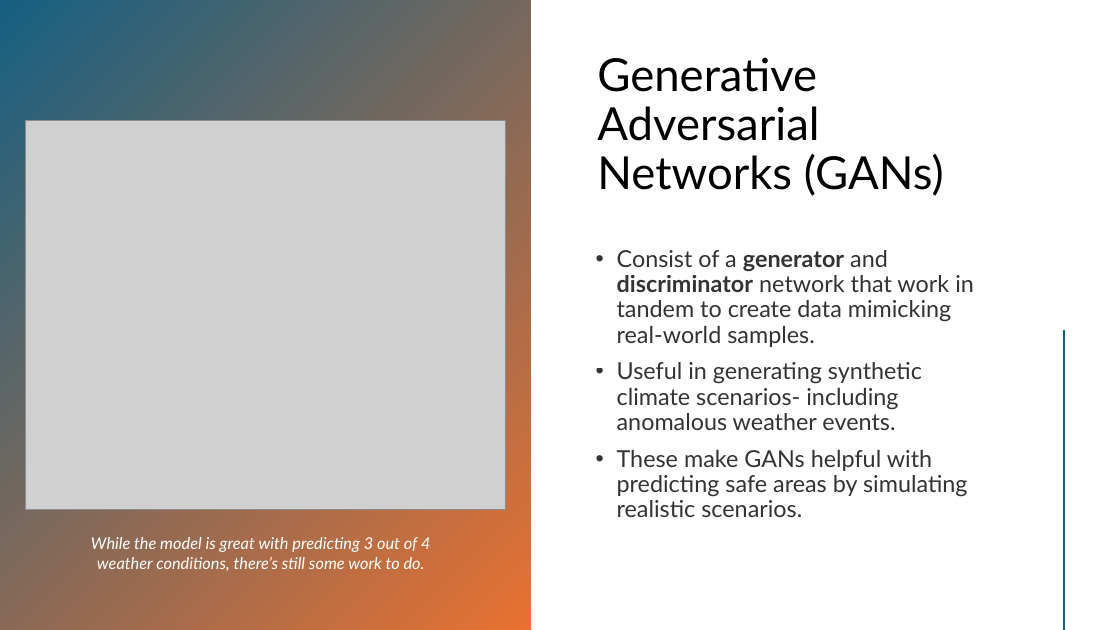
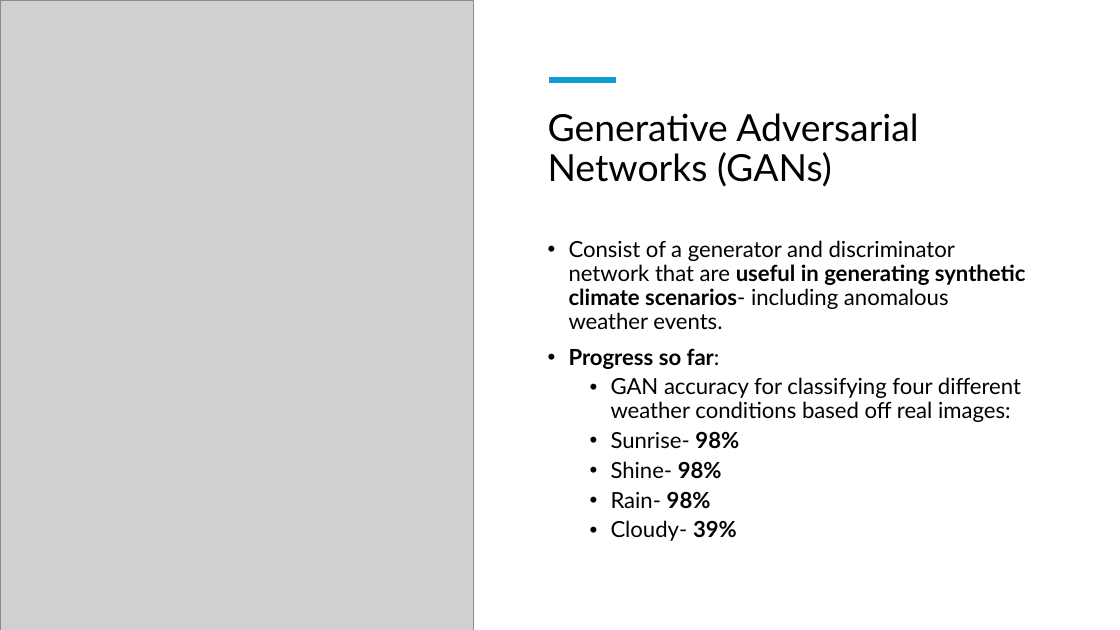
Before and after one commit to john-phil/ClimateWins-Unsupervised-ML, a slide deck: slide 7 of Project Overview/ClimateWins Final Presentation.pptx. Drawn at 1120x630 pixels with LibreOffice and Linux fonts; fonts in the diff are those of the drawing; grey boxes stand for pictures. Boxes give left, top, right and bottom in pixels: in the first picture for what was removed or moved away, otherwise in the second. Text is boxed around its words. In the diff, an @@ line names an element or a change of style, - is before the commit and + after.

```diff
--- a/Project Overview/ClimateWins Final Presentation.pptx
+++ b/Project Overview/ClimateWins Final Presentation.pptx
@@ picture resized from (x1=26, y1=120, x2=506, y2=510) to (x1=0, y1=0, x2=473, y2=630) @@
@@ rectangle removed at (x1=0, y1=0, x2=531, y2=630) @@
@@ line added from (549, 80) to (617, 80), #0F9ED5 4.5 pt @@
@@ title "Generative Adversarial Networks (GANs)" moved from (x1=597, y1=57, x2=944, y2=196) to (x1=548, y1=113, x2=918, y2=187) @@
@@ title "Generative Adversarial Networks (GANs)" at (x1=548, y1=113, x2=918, y2=187): size 39 to 32 pt; vertical alignment bottom to top @@
@@ text at (x1=569, y1=240, x2=1026, y2=541): text changed; size 20 to 19 pt; text colour #000000 at 80% opacity to #000000 @@
-• Consist of a generator and discriminator network that work in tandem to create data mimicking real-world samples.
-• Useful in generating synthetic climate scenarios- including anomalous weather events.
-• These make GANs helpful with predicting safe areas by simulating realistic scenarios.
+• Consist of a generator and discriminator network that are useful in generating synthetic climate scenarios- including anomalous weather events.
+• Progress so far:
+  • GAN accuracy for classifying four different weather conditions based off real images:
+  • Sunrise- 98%
+  • Shine- 98%
+  • Rain- 98%
+  • Cloudy- 39%
@@ line removed from (1065, 332) to (1065, 629) @@
@@ text removed at (x1=91, y1=537, x2=430, y2=571) @@
-While the model is great with predicting 3 out of 4 weather conditions, there’s still some work to do.
```
Also in this commit, not shown: 7 other slides changed, 1 slide added, 2 slides removed.
